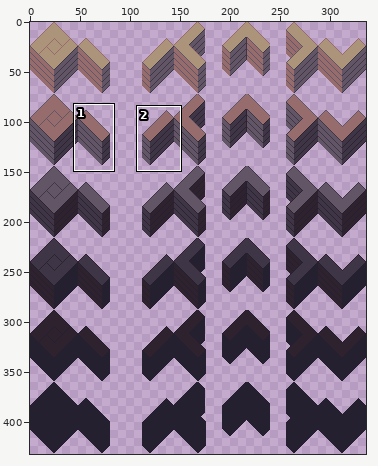
A sprite sheet gets an edit: resources/pngs/blocks wood.png. Above, an overview of the earlier version with the close-up marked.
Close-up. First the earlier version:
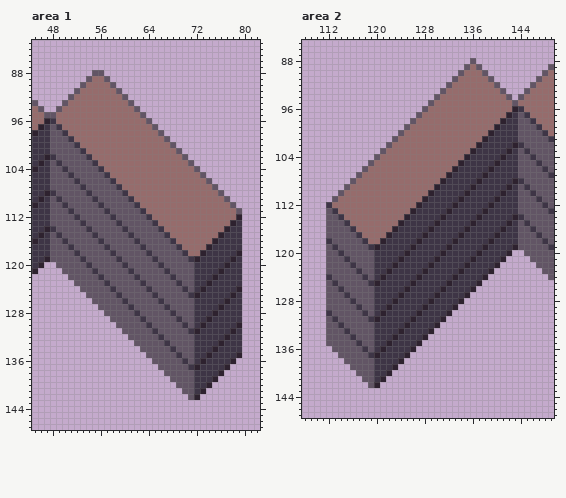
The file is 336x432 pixels. Shown: area 1: x 45..82, y 83..147; area 2: x 108..149, y 85..147. The commit also changed other parts of the picture, which this record leaves out.
New version:
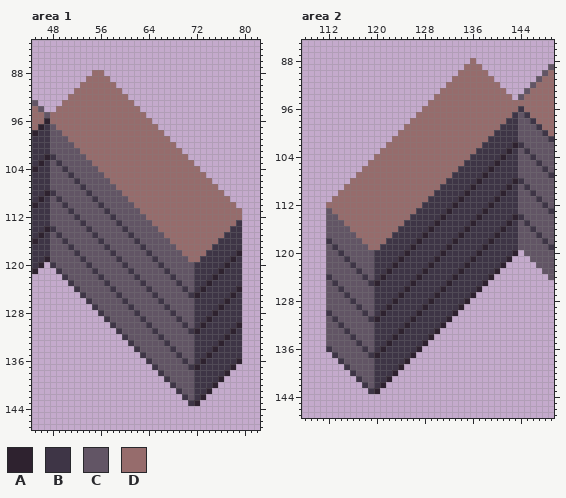
Palette (. is transparent): A #2e222f  B #3e3546  C #625565  D #966c6c
The edit:
Changed rows in their new state; - is an unchanged pixel.
Area 1:
first column x 48:
 88 -------DD-----------------------
 89 ------D--D----------------------
 90 -----D----D---------------------
 91 ----D------D--------------------
 92 ---D--------D-------------------
 93 --D----------D------------------
 94 -D------------D-----------------
 95 D--------------D----------------
 96 D---------------D---------------
 97 -D---------------D--------------
 98 --D---------------D-------------
 99 ---D---------------D------------
100 ----D---------------D-----------
101 -----D---------------D----------
102 ------D---------------D---------
103 -------D---------------D--------
104 --------D---------------D-------
105 ---------D---------------D------
106 ----------D---------------D-----
107 -----------D---------------D----
108 ------------D---------------D---
109 -------------D---------------D--
110 --------------D---------------D-
111 ---------------D---------------D
112 ----------------D--------------D
113 -----------------D------------D-
114 ------------------D----------D--
115 -------------------D--------D---
116 --------------------D------D----
117 ---------------------D----D-----
118 ----------------------D--D------
119 -----------------------DD-------
120 B-------------------------------
121 -B------------------------------
122 --B-----------------------------
123 ---B----------------------------
124 ----B---------------------------
125 -----B--------------------------
126 ------B-------------------------
127 -------B------------------------
128 --------B-----------------------
129 ---------B----------------------
130 ----------B---------------------
131 -----------B--------------------
132 ------------B-------------------
133 -------------B------------------
134 --------------B-----------------
135 ---------------B---------------B
136 ----------------B-------------BA
137 -----------------B-----------BA-
138 ------------------B---------BA--
139 -------------------B-------BA---
140 --------------------B-----BA----
141 ---------------------B---BA-----
142 ----------------------B-BA------
143 -----------------------BA-------
Area 2:
first column x 112:
 88 ------------------------D-------
 89 -----------------------D-D------
 90 ----------------------D---D-----
 91 ---------------------D-----D----
 92 --------------------D-------D---
 93 -------------------D---------D--
 94 ------------------D-----------D-
 95 -----------------D-------------D
 96 ----------------D--------------D
 97 ---------------D--------------D-
 98 --------------D--------------D--
 99 -------------D--------------D---
100 ------------D--------------D----
101 -----------D--------------D-----
102 ----------D--------------D------
103 ---------D--------------D-------
104 --------D--------------D--------
105 -------D--------------D---------
106 ------D--------------D----------
107 -----D--------------D-----------
108 ----D--------------D------------
109 ---D--------------D-------------
110 --D--------------D--------------
111 -D--------------D---------------
112 D--------------D----------------
113 -D------------D-----------------
114 --D----------D------------------
115 ---D--------D-------------------
116 ----D------D--------------------
117 -----D----D---------------------
118 ------D--D----------------------
119 -------DD----------------------B
120 ------------------------------BA
121 -----------------------------BA-
122 ----------------------------BA--
123 ---------------------------BA---
124 --------------------------BA----
125 -------------------------BA-----
126 ------------------------BA------
127 -----------------------BA-------
128 ----------------------BA--------
129 ---------------------BA---------
130 --------------------BA----------
131 -------------------BA-----------
132 ------------------BA------------
133 -----------------BA-------------
134 ----------------BA--------------
135 ---------------BA---------------
136 B-------------BA----------------
137 -B-----------BA-----------------
138 --B---------BA------------------
139 ---B-------BA-------------------
140 ----B-----BA--------------------
141 -----B---BA---------------------
142 ------B-BA----------------------
143 -------BA-----------------------
